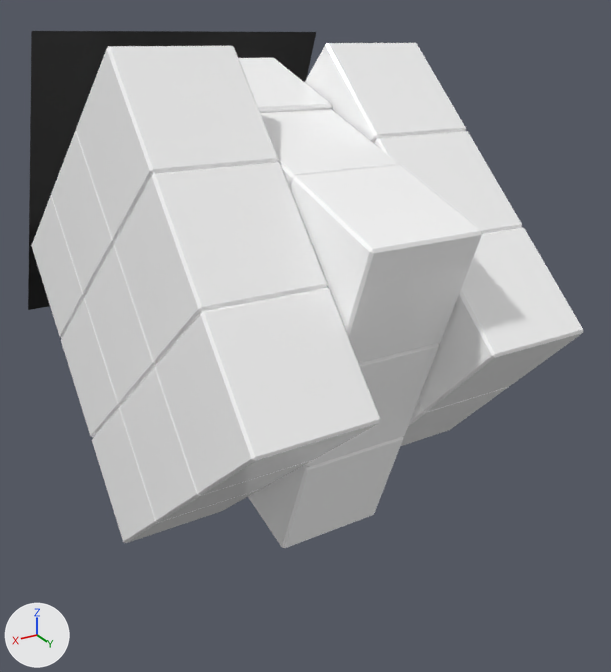
One commit to the FBX model Assets/3D Models/Cenas_1-3_eye_idles_v01.fbx: the scene before it, then after it.
Camera for both pictures: a 50 mm lens placed at (6.66, 11.98, 10.76), pointed at (-0.85, -0.53, 4.5). The axes (+X, +Y, +Z) are drawn at lower left. The lights are the same throughout. Both versions are drawn at frame 1035 of the action 'Take 001'; the numbers are the values there.

Objects in the first picture: 'Face', 'cubePRONTO', 'cubePRONTO.002', 'cubePRONTO.003', 'cubePRONTO.006', 'cubePRONTO.008', 'cubePRONTO.009', 'cubePRONTO.010', 'cubePRONTO.011', 'cubePRONTO.012', 'cubePRONTO.014', 'cubePRONTO.015', 'cubePRONTO.016', 'cubePRONTO.017', 'cubePRONTO.020', 'cubePRONTO.022', 'cubePRONTO.023', 'cubePRONTO.024', 'cubePRONTO.025'.
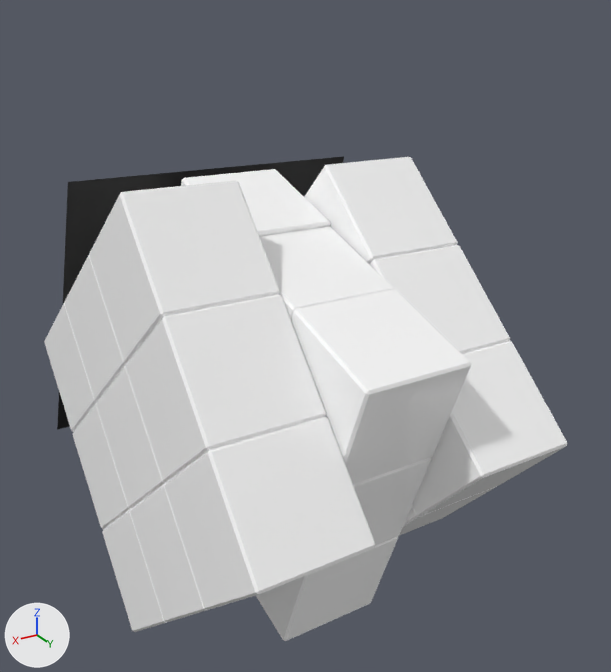
Where the change shows, as pixel boxes (x1, y1, x2, y2) in the pictures (611 x 672 px):
```json
{"object": "cubePRONTO.009", "change": "moved", "before": [155, 288, 381, 495], "after": [165, 417, 376, 610]}
{"object": "cubePRONTO.025", "change": "moved", "before": [114, 162, 328, 363], "after": [126, 294, 326, 482]}
{"object": "cubePRONTO.006", "change": "moved", "before": [76, 46, 278, 241], "after": [89, 180, 280, 363]}
{"object": "cubePRONTO.014", "change": "moved", "before": [290, 165, 482, 363], "after": [291, 289, 471, 484]}
{"object": "cubePRONTO.022", "change": "moved", "before": [418, 227, 583, 412], "after": [412, 341, 567, 516]}
{"object": "cubePRONTO.010", "change": "moved", "before": [304, 43, 466, 143], "after": [304, 157, 458, 264]}
{"object": "Face", "change": "moved", "before": [28, 31, 316, 310], "after": [57, 156, 344, 430]}
{"object": "cubePRONTO.002", "change": "moved", "before": [248, 436, 403, 548], "after": [256, 536, 398, 641]}
{"object": "cubePRONTO.020", "change": "moved", "before": [373, 131, 522, 234], "after": [369, 245, 510, 354]}
{"object": "cubePRONTO.024", "change": "moved", "before": [260, 109, 399, 189], "after": [260, 226, 394, 320]}
{"object": "cubePRONTO.003", "change": "moved", "before": [120, 365, 312, 522], "after": [130, 483, 207, 622]}
{"object": "cubePRONTO.023", "change": "moved", "before": [84, 245, 157, 405], "after": [96, 365, 166, 508]}
{"object": "cubePRONTO.012", "change": "moved", "before": [51, 131, 116, 295], "after": [64, 255, 127, 401]}
{"object": "cubePRONTO.017", "change": "moved", "before": [305, 343, 439, 467], "after": [353, 457, 432, 545]}
{"object": "cubePRONTO.015", "change": "moved", "before": [92, 406, 260, 543], "after": [102, 509, 167, 632]}
{"object": "cubePRONTO.008", "change": "moved", "before": [239, 58, 332, 113], "after": [181, 169, 331, 237]}
{"object": "cubePRONTO.011", "change": "moved", "before": [61, 298, 121, 437], "after": [72, 404, 131, 529]}
{"object": "cubePRONTO", "change": "moved", "before": [32, 195, 86, 338], "after": [44, 303, 97, 432]}
{"object": "cubePRONTO.016", "change": "moved", "before": [401, 387, 508, 446], "after": [400, 486, 497, 535]}
```

The change, as JSON lines over the scene's bpy script:
```json
{"op": "set", "path": "ob_cubepronto_006.location", "old": "(0.02, -0.02, 5.62)", "new": "(0.02, -0.02, 3.63)"}
{"op": "set", "path": "ob_face.location", "old": "(0.18, -4.14, 7.01)", "new": "(0.14, -3.11, 4.69)"}
{"op": "set", "path": "ob_cubepronto_024.location", "old": "(0.02, -0.01, 5.61)", "new": "(0.02, -0.01, 3.63)"}
{"op": "set", "path": "ob_cubepronto_017.location", "old": "(0.02, -0.01, 5.61)", "new": "(0.02, -0.01, 3.63)"}
{"op": "set", "path": "ob_cubepronto_008.location", "old": "(0.02, 0.0, 5.63)", "new": "(0.02, 0.0, 3.65)"}
{"op": "set", "path": "ob_cubepronto_012.location", "old": "(0.02, -0.02, 5.62)", "new": "(0.02, -0.02, 3.63)"}
{"op": "set", "path": "ob_cubepronto_020.location", "old": "(0.02, -0.02, 5.62)", "new": "(0.02, -0.02, 3.63)"}
{"op": "set", "path": "ob_cubepronto_022.location", "old": "(0.02, -0.02, 5.62)", "new": "(0.02, -0.02, 3.63)"}
{"op": "set", "path": "ob_cubepronto_014.location", "old": "(0.02, -0.01, 5.61)", "new": "(0.02, -0.01, 3.63)"}
{"op": "set", "path": "ob_cubepronto_009.location", "old": "(0.02, -0.02, 5.62)", "new": "(0.02, -0.02, 3.63)"}
{"op": "set", "path": "ob_cubepronto_010.location", "old": "(0.02, -0.02, 5.62)", "new": "(0.02, -0.02, 3.63)"}
{"op": "set", "path": "ob_cubepronto_016.location", "old": "(0.02, -0.02, 5.62)", "new": "(0.02, -0.02, 3.63)"}
{"op": "set", "path": "ob_cubepronto_025.location", "old": "(0.02, -0.02, 5.62)", "new": "(0.02, -0.02, 3.63)"}
{"op": "set", "path": "ob_cubepronto_011.location", "old": "(0.02, -0.02, 5.62)", "new": "(0.02, -0.02, 3.63)"}
{"op": "set", "path": "ob_cubepronto.location", "old": "(0.02, -0.02, 5.62)", "new": "(0.02, -0.02, 3.63)"}
{"op": "set", "path": "ob_cubepronto_003.location", "old": "(0.02, -0.02, 5.62)", "new": "(0.02, -0.02, 3.63)"}
{"op": "set", "path": "ob_cubepronto_002.location", "old": "(0.02, -0.01, 5.61)", "new": "(0.02, -0.01, 3.63)"}
{"op": "set", "path": "ob_cubepronto_023.location", "old": "(0.02, -0.02, 5.62)", "new": "(0.02, -0.02, 3.63)"}
{"op": "set", "path": "ob_cubepronto_015.location", "old": "(0.02, -0.02, 5.62)", "new": "(0.02, -0.02, 3.63)"}
```
